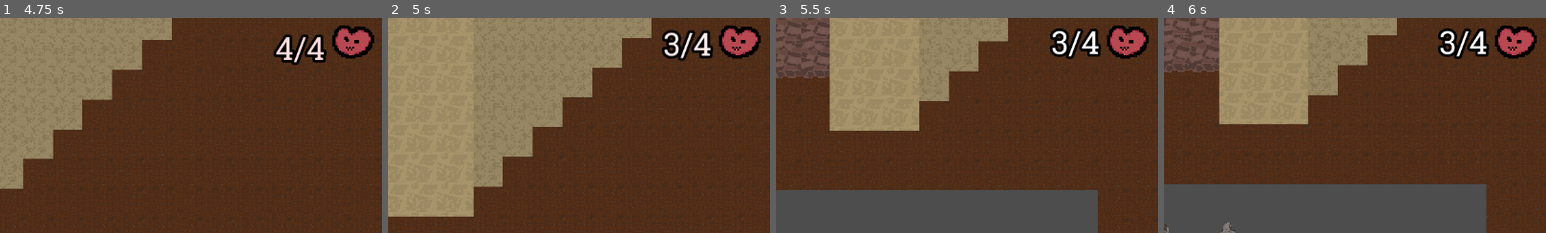
Above: before the commit, frames 1-4 (left to right).
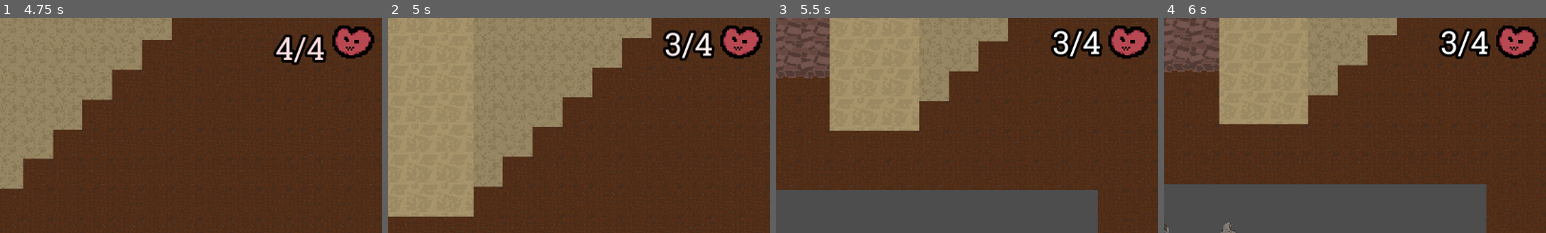
Above: after the commit, the same moments.

Repository: Emarald64/ancient-game-jam
Game: Godot game, scene res://source/main.tscn
The game is run twice, just before and just after one commit, with the same random seed, the same clock (stepped at 60 frames per second) and the same inputs.
Inputs:
- Up to frame 1 (4.75 s): tap Enter at 0.5 s; hold D (move_right) 0.53-1.28 s; hold S (move_down) 1.28-2.03 s; hold D (move_right) 2.03-2.78 s; hold W (move_up) 2.78-3.53 s; hold A (move_left) from 3.53 s (still down)
- Up to frame 2 (5 s): keep holding A (move_left)
- Up to frame 3 (5.5 s): release A (move_left) at 5.03 s; hold S (move_down) from 5.03 s (still down)
- Up to frame 4 (6 s): release S (move_down) at 5.78 s; hold D (move_right) from 5.78 s (still down)
The pictures show only the part of the screen within x 49-99%, y 4-54%; the shares and areas given below are measured in that part.

Frame 1 is identical in both runs. In frame 2, 1.3% of the frame differs, in the area x 71-98%, y 3-20%; in frame 3, 1.3%; in frame 4, 1.3%.

Commit message:
format money on death screen

Diff:
--- a/source/globals.gd
+++ b/source/globals.gd
@@ -11,3 +11,11 @@
 var main:Main
 var restarting:=false
 var money : int = 0
+
+func format_money(value:int)->String:
+	var result=str(value)
+	var i=((result.length()-1)%3)+1
+	while i<result.length():
+		result=result.insert(i,",")
+		i+=4
+	return result
--- a/source/main.gd
+++ b/source/main.gd
@@ -5,6 +5,7 @@
 @onready var death_screen=%DeathScreen
 @onready var screen_wipe=%ScreenWipe
 @onready var game_timer=%GameTimer
+@onready var money_counter=%MoneyCounter
 
 func _ready() -> void:
 	Globals.main=self
--- a/source/ui/death_screen.gd
+++ b/source/ui/death_screen.gd
@@ -9,13 +9,13 @@
 
 func appear(damage_type:=DAMAGE_TYPE.unknown):
 	$Label.text=DEATH_MESSAGES[damage_type]
-	$Label2.text = "You made $" + str(Globals.money)
+	$Label2.text = "You made $" + Globals.format_money(Globals.money)
 	$AnimationPlayer.play("appear")
 
 func restart():
 	Globals.restarting=true
 	Globals.money = 0
 	#ProjectSettings.set_setting("rendering/environment/defaults/default_clear_color",Color.BLACK)
+	await Globals.main.screen_wipe.wipe_in()
 	RenderingServer.set_default_clear_color(Color.BLACK)
-	await Globals.main.screen_wipe.wipe_in()
 	get_tree().reload_current_scene()
--- a/source/ui/health_counter.tscn
+++ b/source/ui/health_counter.tscn
@@ -126,6 +126,7 @@
 offset_right = 40.0
 offset_bottom = 40.0
 theme_override_constants/separation = 11
+alignment = 2
 script = ExtResource("1_2esmg")
 
 [node name="Label" type="Label" parent="." unique_id=133160504]
--- a/source/ui/money_counter.gd
+++ b/source/ui/money_counter.gd
@@ -6,7 +6,7 @@
 func _process(delta: float) -> void:
 	if displayed_money<Globals.money:
 		displayed_money=mini(Globals.money,displayed_money+maxi(int(count_speed*delta),1))
-		%Label.text=format_money(displayed_money)
+		%Label.text=Globals.format_money(displayed_money)
 
 func add_money(amount:int):
 	#var new_money_length=format_money(total_money+amount).length()
@@ -17,11 +17,3 @@
 	Globals.money+=amount
 	count_speed=maxf(Globals.money-displayed_money,50.0)
 	$AnimationPlayer.play("collect")
-
-static func format_money(money:int)->String:
-	var result=str(money)
-	var i=((result.length()-1)%3)+1
-	while i<result.length():
-		result=result.insert(i,",")
-		i+=4
-	return result
